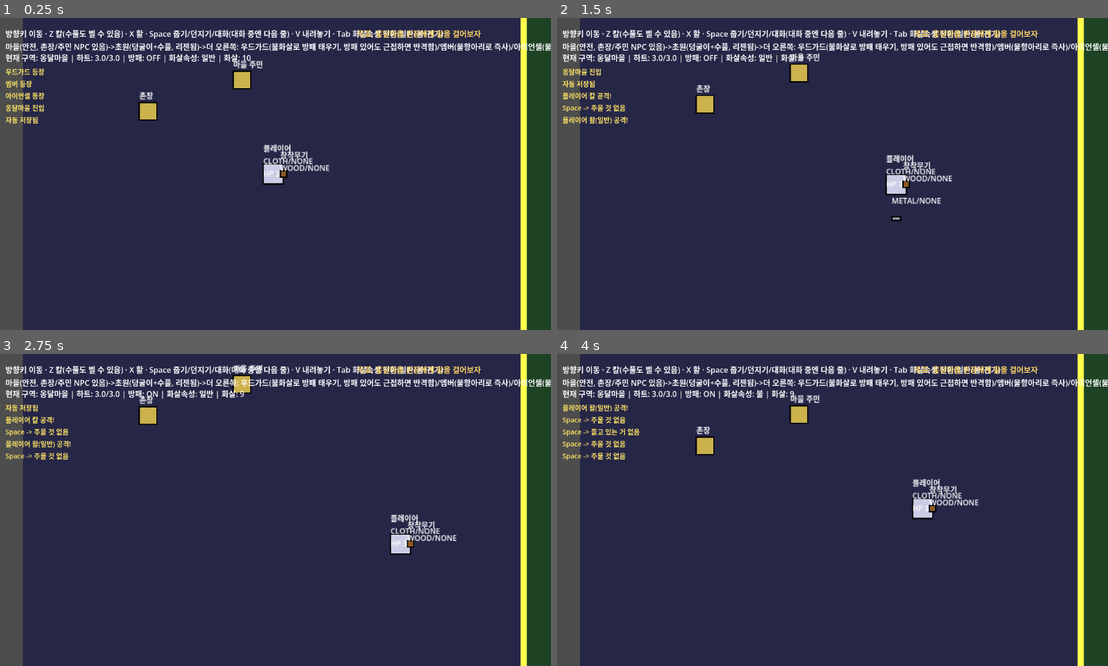
Above: before the commit, frames 1-4 (two rows, left to right).
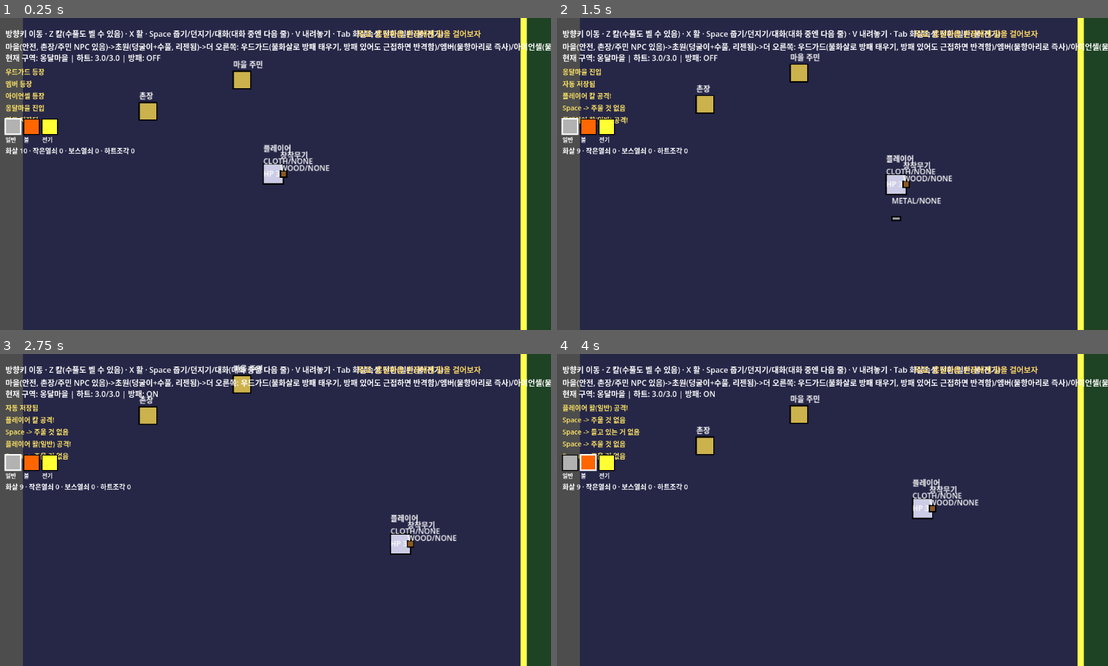
Above: after the commit, the same moments.

Repository: 50seok/ZeldaLike
Game: Godot game, scene res://scenes/world_test/world_test.tscn
Two runs of this game, one before a commit and one after it. Both use one fixed random seed, a clock stepped at 60 frames per second and the inputs below. This scene is started directly instead of the project's main scene.
Inputs:
- Up to frame 1 (0.25 s): no input
- Up to frame 2 (1.5 s): tap Enter at 0.5 s; hold Right (ui_right) 0.53-1.28 s; tap Z at 0.6 s; tap Space at 0.77 s; hold Down (ui_down) from 1.28 s (still down); tap X at 1.35 s
- Up to frame 3 (2.75 s): tap Space at 1.52 s; release Down (ui_down) at 2.03 s; hold Right (ui_right) from 2.03 s (still down); tap C at 2.1 s
- Up to frame 4 (4 s): release Right (ui_right) at 2.78 s; hold Up (ui_up) 2.78-3.53 s; tap V at 2.85 s; tap Space at 3.02, 3.77 s; hold Left (ui_left) from 3.53 s (still down); tap Tab at 3.6 s

The runs differ from the first frame. In frame 1, 1.0% of the frame differs, in the area x 0-46%, y 11-44%; in frame 2, 1.0%; in frame 3, 1.0%; in frame 4, 1.0%.

Commit message:
feat: 우선순위7 - 인벤토리 핫바 UI 추가 (M3 전체 완료)
§3.3 "MVP UI는 핫바(도구 전환) + 카운터(열쇠·화살·하트조각)만"대로 Hotbar
컴포넌트 추가. 그래픽 에셋이 아직 없어 도구 3종은 색상 사각형(선택된 도구만
흰 테두리)으로 표시, 카운터는 텍스트. world_test/playground/dungeon_test
3개 수동 씬 모두에 배치하고, 중복되던 상태줄의 도구/수량 표시는 제거(하트·
방패·구역만 남김).

검증: m3_hotbar_test 7/7 신규(도구 선택 인덱스 추적 + 카운터 텍스트 반영
둘 다 확인), 기존 9개 스위트 86/86 회귀 유지.

M3(월드+시스템) 우선순위 1~7 전체 완료.

Diff:
--- a/project/scenes/dungeon_test/dungeon_test.gd
+++ b/project/scenes/dungeon_test/dungeon_test.gd
@@ -60,6 +60,11 @@
 	_log_label.add_theme_font_size_override("font_size", 14)
 	_log_label.add_theme_color_override("font_color", Color(1, 0.9, 0.4))
 	ui.add_child(_log_label)
+
+	var hotbar := Hotbar.new()
+	hotbar.position = Vector2(20, 210)
+	hotbar.player = _player
+	ui.add_child(hotbar)
 
 	_player.did_attack.connect(func(kind): _log("플레이어 %s 공격!" % kind))
 	_player.damaged.connect(func(amount): _log("플레이어 피격 -%.1f" % amount))
@@ -165,15 +170,7 @@
 	if not is_instance_valid(_player):
 		return
 	var zone_name := _zone_ctrl.current_zone.zone_name if _zone_ctrl.current_zone else "?"
-	var tool_names := {Player.ToolType.NORMAL: "일반", Player.ToolType.FIRE: "불", Player.ToolType.ELECTRIC: "전기"}
-	_status_label.text = "현재 구역: %s | 하트: %.1f/%.1f | 화살속성: %s | 화살: %d | 작은열쇠: %d | 보스열쇠: %d | 하트조각: %d" % [
-		zone_name, _player.hearts, _player.max_hearts,
-		tool_names[_player.current_tool],
-		_player.inventory.get_count(ItemIds.ARROW),
-		_player.inventory.get_count(ItemIds.SMALL_KEY),
-		_player.inventory.get_count(ItemIds.BOSS_KEY),
-		_player.inventory.get_count(ItemIds.HEART_PIECE),
-	]
+	_status_label.text = "현재 구역: %s | 하트: %.1f/%.1f" % [zone_name, _player.hearts, _player.max_hearts]
 
 
 func _item_display_name(item_id: String) -> String:
--- /dev/null
+++ b/project/scenes/m3_hotbar_test/m3_hotbar_test.gd
@@ -0,0 +1,93 @@
+extends Node2D
+
+## M3 우선순위7 검증: 인벤토리 핫바 UI(§3.3 "핫바(도구 전환) + 카운터
+## (열쇠·화살·하트조각)"). _draw()는 픽셀 검사 없인 확인이 안 되니, Hotbar가
+## 노출하는 get_selected_index()와 카운터 라벨 텍스트로 확인한다.
+
+@onready var _label: Label = $DebugLabel
+
+var _log: Array[String] = []
+var _pass_count := 0
+var _fail_count := 0
+
+
+func _ready() -> void:
+	await get_tree().process_frame
+	await _run_all_tests()
+	_print_summary()
+
+
+func _check(label: String, condition: bool) -> void:
+	if condition:
+		_pass_count += 1
+		_log.append("[PASS] %s" % label)
+	else:
+		_fail_count += 1
+		_log.append("[FAIL] %s" % label)
+	_refresh_label()
+
+
+func _refresh_label() -> void:
+	_label.text = "\n".join(_log)
+
+
+func _run_all_tests() -> void:
+	await _test_tool_selection_tracks_player()
+	await _test_counters_reflect_inventory()
+
+
+func _test_tool_selection_tracks_player() -> void:
+	var player := Player.new()
+	add_child(player)
+	var hotbar := Hotbar.new()
+	hotbar.player = player
+	add_child(hotbar)
+	await get_tree().process_frame
+
+	_check("A 초기 도구(일반) 선택 인덱스 일치", hotbar.get_selected_index() == Hotbar.TOOL_ORDER.find(Player.ToolType.NORMAL))
+
+	player.cycle_tool()  # NORMAL -> FIRE
+	_check("A 도구 전환(불) 반영", hotbar.get_selected_index() == Hotbar.TOOL_ORDER.find(Player.ToolType.FIRE))
+
+	player.cycle_tool()  # FIRE -> ELECTRIC
+	_check("A 도구 전환(전기) 반영", hotbar.get_selected_index() == Hotbar.TOOL_ORDER.find(Player.ToolType.ELECTRIC))
+
+	player.queue_free()
+	hotbar.queue_free()
+	await get_tree().create_timer(0.1).timeout
+
+
+func _test_counters_reflect_inventory() -> void:
+	var player := Player.new()
+	add_child(player)
+	var hotbar := Hotbar.new()
+	hotbar.player = player
+	add_child(hotbar)
+	await get_tree().process_frame
+
+	var starting_arrows := player.inventory.get_count(ItemIds.ARROW)
+	player.inventory.add(ItemIds.SMALL_KEY, 2)
+	player.inventory.add(ItemIds.BOSS_KEY, 1)
+	player.inventory.add(ItemIds.HEART_PIECE, 3)
+	await get_tree().process_frame
+
+	var text: String = hotbar._counter_label.text
+	_check("B 카운터에 화살 수량 표시", text.contains("화살 %d" % starting_arrows))
+	_check("B 카운터에 작은열쇠 수량 표시", text.contains("작은열쇠 2"))
+	_check("B 카운터에 보스열쇠 수량 표시", text.contains("보스열쇠 1"))
+	_check("B 카운터에 하트조각 수량 표시", text.contains("하트조각 3"))
+
+	player.queue_free()
+	hotbar.queue_free()
+	await get_tree().create_timer(0.1).timeout
+
+
+func _print_summary() -> void:
+	var summary := "=== M3 핫바 UI 검증: PASS %d / FAIL %d ===" % [_pass_count, _fail_count]
+	_log.append(summary)
+	_refresh_label()
+	print(summary)
+	for line in _log:
+		print(line)
+	if DisplayServer.get_name() == "headless":
+		get_tree().quit(0 if _fail_count == 0 else 1)
--- /dev/null
+++ b/project/scenes/m3_hotbar_test/m3_hotbar_test.tscn
@@ -0,0 +1,13 @@
+[gd_scene load_steps=2 format=3]
+
+[ext_resource type="Script" path="res://scenes/m3_hotbar_test/m3_hotbar_test.gd" id="1"]
+
+[node name="M3HotbarTest" type="Node2D"]
+script = ExtResource("1")
+
+[node name="DebugLabel" type="Label" parent="."]
+offset_left = 20.0
+offset_top = 20.0
+offset_right = 780.0
+offset_bottom = 500.0
+text = "M3 핫바 UI 검증 씬 로딩 중..."
--- a/project/scenes/playground/playground.gd
+++ b/project/scenes/playground/playground.gd
@@ -72,6 +72,11 @@
 	_log_label.add_theme_color_override("font_color", Color(1, 0.9, 0.4))
 	ui.add_child(_log_label)
 
+	var hotbar := Hotbar.new()
+	hotbar.position = Vector2(20, 250)
+	hotbar.player = _player
+	ui.add_child(hotbar)
+
 	_player.did_attack.connect(func(kind): _log("플레이어 %s 공격!" % kind))
 	_player.did_shield_toggle.connect(func(active): _log("방패 %s" % ("ON" if active else "OFF")))
 	_player.damaged.connect(func(amount): _log("플레이어 피격 -%.1f" % amount))
@@ -99,15 +104,9 @@
 func _process(_delta: float) -> void:
 	if not is_instance_valid(_player):
 		return
-	var tool_name := "불" if _player.current_tool == Player.ToolType.FIRE else "일반"
-	var inv := _player.inventory
-	_status_label.text = "하트: %.1f/%.1f | 방패: %s | 화살속성: %s | 소지: 화살 %d · 열쇠 %d · 하트조각 %d" % [
+	_status_label.text = "하트: %.1f/%.1f | 방패: %s" % [
 		_player.hearts, _player.max_hearts,
 		("ON" if _player.shield_active else "OFF"),
-		tool_name,
-		inv.get_count(ItemIds.ARROW),
-		inv.get_count(ItemIds.SMALL_KEY),
-		inv.get_count(ItemIds.HEART_PIECE),
 	]
 
 
--- a/project/scenes/world_test/world_test.gd
+++ b/project/scenes/world_test/world_test.gd
@@ -58,6 +58,11 @@
 	var dialogue_box := DialogueBox.new()
 	ui.add_child(dialogue_box)
 	dialogue_box.add_to_group("dialogue_box")
+
+	var hotbar := Hotbar.new()
+	hotbar.position = Vector2(20, 210)
+	hotbar.player = _player
+	ui.add_child(hotbar)
 
 	var quest_label := QuestTracker.new()
 	quest_label.position = Vector2(750, 20)
@@ -201,12 +206,9 @@
 	if not is_instance_valid(_player):
 		return
 	var zone_name := _zone_ctrl.current_zone.zone_name if _zone_ctrl.current_zone else "?"
-	var tool_names := {Player.ToolType.NORMAL: "일반", Player.ToolType.FIRE: "불", Player.ToolType.ELECTRIC: "전기"}
-	_status_label.text = "현재 구역: %s | 하트: %.1f/%.1f | 방패: %s | 화살속성: %s | 화살: %d" % [
+	_status_label.text = "현재 구역: %s | 하트: %.1f/%.1f | 방패: %s" % [
 		zone_name, _player.hearts, _player.max_hearts,
 		("ON" if _player.shield_active else "OFF"),
-		tool_names[_player.current_tool],
-		_player.inventory.get_count(ItemIds.ARROW),
 	]
 
 
--- /dev/null
+++ b/project/scripts/ui/hotbar.gd
@@ -0,0 +1,73 @@
+class_name Hotbar
+extends Control
+
+## §3.3 "MVP UI는 핫바(도구 전환) + 카운터(열쇠·화살·하트조각)만". 그래픽 에셋이
+## 아직 없어(Kenney 도입은 폴리시 단계) 도구는 색상 사각형으로 대신 그린다 -
+## 나중엔 텍스처만 교체하면 되는 구조.
+
+var player: Player
+
+const BOX_SIZE := 32.0
+const BOX_GAP := 6.0
+
+const TOOL_ORDER: Array = [Player.ToolType.NORMAL, Player.ToolType.FIRE, Player.ToolType.ELECTRIC]
+const TOOL_COLORS := {
+	Player.ToolType.NORMAL: Color(0.7, 0.7, 0.7),
+	Player.ToolType.FIRE: Color(1.0, 0.4, 0.0),
+	Player.ToolType.ELECTRIC: Color(1.0, 1.0, 0.2),
+}
+const TOOL_LABELS := {
+	Player.ToolType.NORMAL: "일반",
+	Player.ToolType.FIRE: "불",
+	Player.ToolType.ELECTRIC: "전기",
+}
+
+var _counter_label: Label
+
+
+func _ready() -> void:
+	custom_minimum_size = Vector2(TOOL_ORDER.size() * (BOX_SIZE + BOX_GAP), BOX_SIZE + 44)
+
+	for i in range(TOOL_ORDER.size()):
+		var tool = TOOL_ORDER[i]
+		var caption := Label.new()
+		caption.position = Vector2(i * (BOX_SIZE + BOX_GAP), BOX_SIZE + 2)
+		caption.add_theme_font_size_override("font_size", 12)
+		caption.text = TOOL_LABELS[tool]
+		add_child(caption)
+
+	_counter_label = Label.new()
+	_counter_label.position = Vector2(0, BOX_SIZE + 22)
+	_counter_label.add_theme_font_size_override("font_size", 14)
+	add_child(_counter_label)
+
+
+func _process(_delta: float) -> void:
+	if not is_instance_valid(player):
+		return
+	queue_redraw()
+	_counter_label.text = "화살 %d · 작은열쇠 %d · 보스열쇠 %d · 하트조각 %d" % [
+		player.inventory.get_count(ItemIds.ARROW),
+		player.inventory.get_count(ItemIds.SMALL_KEY),
+		player.inventory.get_count(ItemIds.BOSS_KEY),
+		player.inventory.get_count(ItemIds.HEART_PIECE),
+	]
+
+
+func _draw() -> void:
+	if not is_instance_valid(player):
+		return
+	for i in range(TOOL_ORDER.size()):
+		var tool = TOOL_ORDER[i]
+		var x := i * (BOX_SIZE + BOX_GAP)
+		draw_rect(Rect2(x, 0, BOX_SIZE, BOX_SIZE), TOOL_COLORS[tool])
+		var selected: bool = tool == player.current_tool
+		draw_rect(Rect2(x, 0, BOX_SIZE, BOX_SIZE), Color.WHITE if selected else Color.BLACK, false, 3.0 if selected else 1.5)
+
+
+## 자동테스트용 - _draw()는 픽셀 검사 없인 확인이 안 되니, 어느 칸이 선택됐는지를
+## 코드로도 조회 가능하게 노출한다.
+func get_selected_index() -> int:
+	if not is_instance_valid(player):
+		return -1
+	return TOOL_ORDER.find(player.current_tool)
Not shown, added: project/scenes/dungeon_test/dungeon_test.gd.uid
Not shown, added: project/scenes/m3_dungeon_test/m3_dungeon_test.gd.uid
Not shown, added: project/scripts/ui/hotbar.gd.uid
